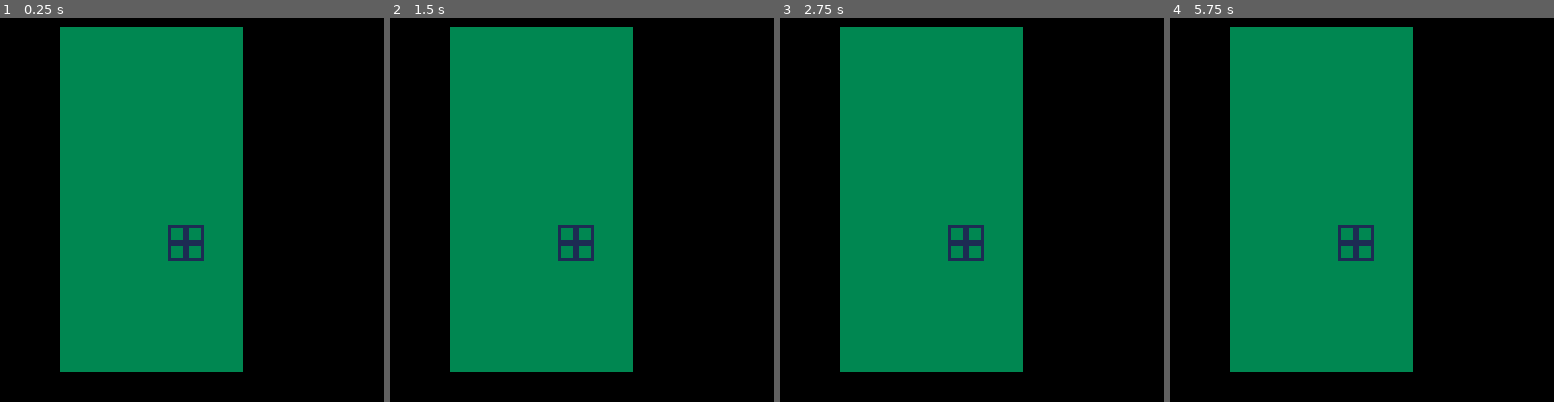
Above: before the commit, frames 1-4 (left to right).
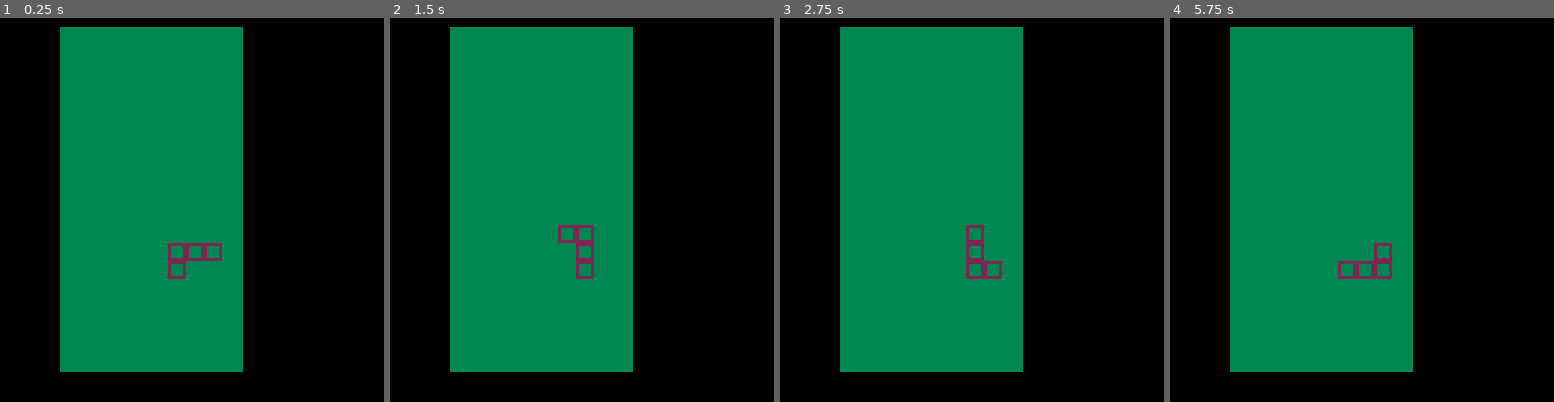
Above: after the commit, the same moments.

Repository: SHKBRD/testris
Game: PICO-8 cartridge tetris.p8
Two runs of this game, one before a commit and one after it. Both use one fixed random seed, a clock stepped at 60 frames per second and the inputs below.
Inputs:
- Up to frame 1 (0.25 s): no input
- Up to frame 2 (1.5 s): tap X (X key) at 0.33, 1.07 s; tap O (Z key) at 0.7 s
- Up to frame 3 (2.75 s): tap O (Z key) at 1.7, 2.1, 2.5 s; tap X (X key) at 1.85 s
- Up to frame 4 (5.75 s): tap O (Z key) every 0.4 s from 2.9 to 5.7 s; tap X (X key) at 2.97, 4.08, 5.2 s

The runs differ from the first frame. In frame 1, 0.7% of the frame differs, in the area x 43-58%, y 53-68%; in frame 2, 0.6%; in frame 3, 0.7%; in frame 4, 1.0%.

Commit message:
add tetris progresss

Diff:
--- a/tetris.lua
+++ b/tetris.lua
@@ -14,18 +14,67 @@
     j={57,150,39,210}
 
     currpiece={
-        pieceid=2,
+        pieceid=4,
         rotation_ind=1,
         color=2,
         x=5,
-        y=10
+        y=10,
+        piecegrid={}
     }
+    init_piece_grid(currpiece)
 
     boardsizex=10
     boardsizey=19
     boardx=20
     boardy=3
+    b={}
+    fillboard()
+end
 
+function init_piece_grid(p)
+    p.piecegrid = {}
+    piecenum=pieces[p.pieceid][p.rotation_ind]
+    tsize=piecesizes[p.pieceid]
+    for rowi=1, tsize do
+        addrow={}
+        add(p.piecegrid, addrow)
+        for coli=1, tsize do
+            add(addrow, 0)
+        end
+    end
+    checkbit=shl(0b1, (tsize*tsize)-1)
+    checkbit=band(checkbit, 0b1111111111111111)
+    checknum=0
+    --stop(tostr(piecenum, 1))
+    while abs(checkbit)>0 do
+        --stop(tostr(checkbit,1))
+        if checkbit & piecenum != 0 then
+            p.piecegrid[flr(checknum/tsize)+1][(checknum%tsize)+1] = 1
+        end
+
+        checknum+=1
+        checkbit/=2
+        -- first bit will be negative if size is 4
+        if (sgn(checkbit)==-1) then
+            checkbit*=-1
+        end
+    end
+
+    --stop(#p.piecegrid)
+    for r in all(p.piecegrid) do
+        print(r)
+    end
+
+end
+
+function fillboard()
+    for i=0, boardsizey do
+        local r={}
+        add(b,r)
+        for f=0, boardsizex do
+            add(r,0)
+        end
+    end
 end
 
 function dtb(num)
@@ -38,40 +87,57 @@
 
 function tetris_update60()
     if btnp(5) then
+        rotate_tetrimino(1)
+    end
+    if btnp(4) then
+        rotate_tetrimino(-1)
+    end
+end
+
+function rotate_tetrimino(dir)
+    if dir==1 then
         currpiece.rotation_ind += 1
         if currpiece.rotation_ind > #pieces[currpiece.pieceid] then
             currpiece.rotation_ind = 1
         end
         --stop(currpiece.rotation_ind)
+    elseif dir==-1 then
+        currpiece.rotation_ind -= 1
+        if currpiece.rotation_ind < 1 then
+            currpiece.rotation_ind = #pieces[currpiece.pieceid]
+        end
+        --stop(currpiece.rotation_ind)
     end
+    init_piece_grid(currpiece)
 end
 
 function draw_board_backing()
     rectfill(boardx, boardy, boardx+boardsizex*6, boardy+boardsizey*6, 3)
 end
 
-function draw_tetrimino()
-    piecenum=pieces[currpiece.pieceid][currpiece.rotation_ind]
-    tsize=piecesizes[currpiece.pieceid]
-    checkbit=shl(0b1, (tsize*tsize)-1)
-    checkbit=band(checkbit, 0b1111111111111111)
-    checknum=0
-    --stop(tostr(piecenum, 1))
-    while abs(checkbit)>0 do
-        --stop(tostr(checkbit,1))
-        if checkbit & piecenum != 0 then
-            tx=(checknum%tsize)*6
-            ty=flr(checknum/tsize)*6
-            --stop(ty)
+function draw_board_block(x, y, block_type)
+    rect(x,y,x+5,y+5,block_type)
+end
 
-            rect(boardx+currpiece.x*6+tx, boardy+currpiece.y*6+ty, boardx+currpiece.x*6+tx+5, boardy+currpiece.y*6+ty+5, 1)
-            --stop()
+function draw_board_blocks()
+    for rowi in #b do
+        for coli in #b[rowi] do
+            draw_board_block(coli*6, rowi*6, b[rowi][coli])
         end
-        checknum+=1
-        checkbit/=2
-        -- first bit will be negative if size is 4
-        if (sgn(checkbit)==-1) then
-            checkbit*=-1
+    end
+end
+
+function draw_tetrimino(x, y, p)
+    --stop(#p.piecegrid[1])
+    for rowi=1, #p.piecegrid do
+        --stop()
+        for coli=1, #p.piecegrid[rowi] do
+            bx=x+coli*6
+            by=y+rowi*6
+            result=p.piecegrid[rowi][coli]
+            if result != 0 then
+                draw_board_block(bx,by,p.color)
+            end
         end
     end
 end
@@ -79,5 +145,5 @@
 function tetris_draw()
     cls()
     draw_board_backing()
-    draw_tetrimino()
+    draw_tetrimino(boardx+currpiece.x*6, boardy+currpiece.y*6,currpiece)
 end
